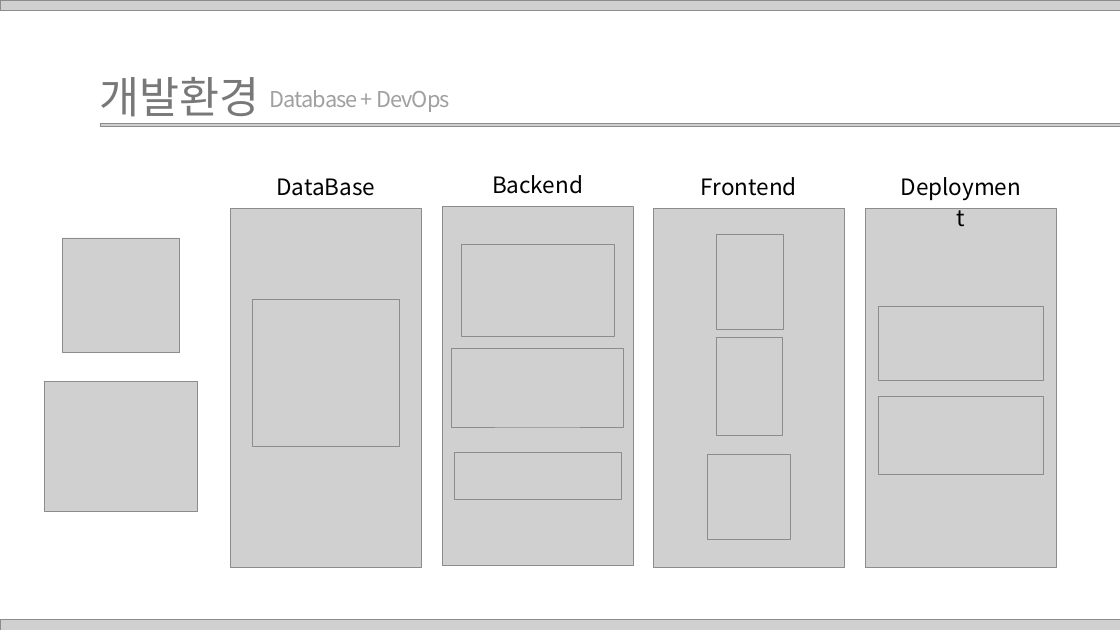
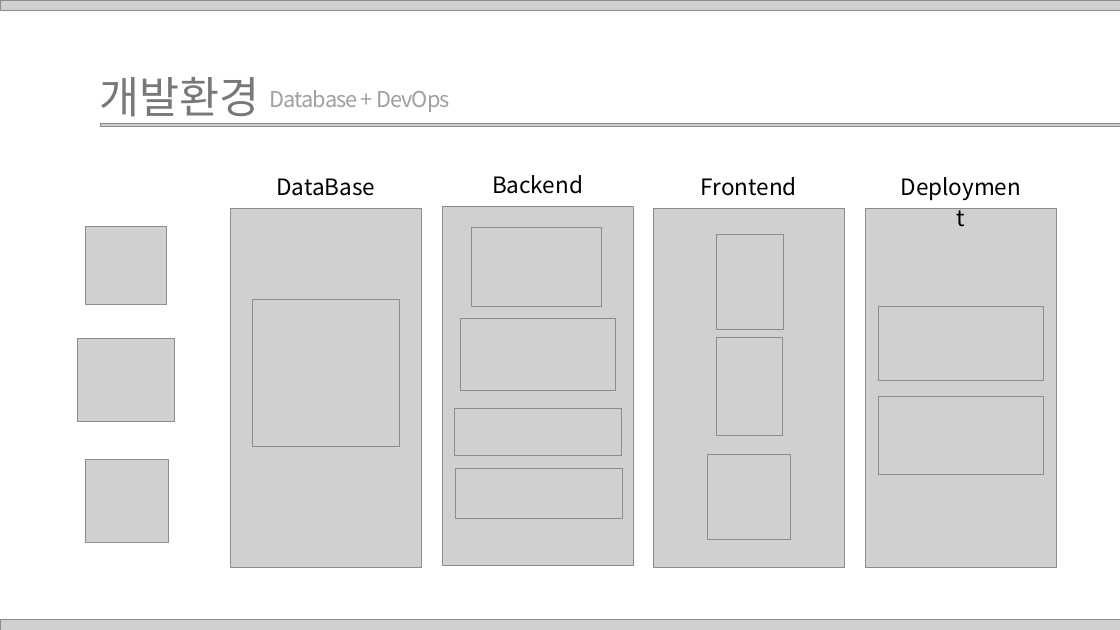
Before and after one commit to OpenSW-2025-Dadam/OURM-team-meeting-logs, a slide deck: slide 5 of 4조 다담 발표 자료.pptx. Drawn at 1120x630 pixels with LibreOffice and Linux fonts; fonts in the diff are those of the drawing; grey boxes stand for pictures. Boxes give left, top, right and bottom in pixels: in the first picture for what was removed or moved away, otherwise in the second. Text is boxed around its words. In the diff, an @@ line names an element or a change of style, - is before the commit and + after.

```diff
--- a/4조 다담 발표 자료.pptx
+++ b/4조 다담 발표 자료.pptx
@@ picture: place and size @@
-picture at <box>63,238,180,352</box>
+picture at <box>86,226,166,304</box>
@@ picture: place and size @@
-picture at <box>462,244,614,336</box>
+picture at <box>471,228,601,307</box>
@@ picture: place and size @@
-picture at <box>451,348,624,427</box>
+picture at <box>460,318,616,390</box>
@@ picture: place and size @@
-picture at <box>45,381,197,511</box>
+picture at <box>77,338,174,421</box>
@@ picture: place and size @@
-picture at <box>454,452,622,499</box>
+picture at <box>454,408,622,455</box>
@@ picture added at <box>85,459,168,542</box> @@
@@ picture added at <box>455,468,622,518</box> @@
```
Also in this commit, not shown: 3 other slides changed, 2 slides added, 1 other file.
